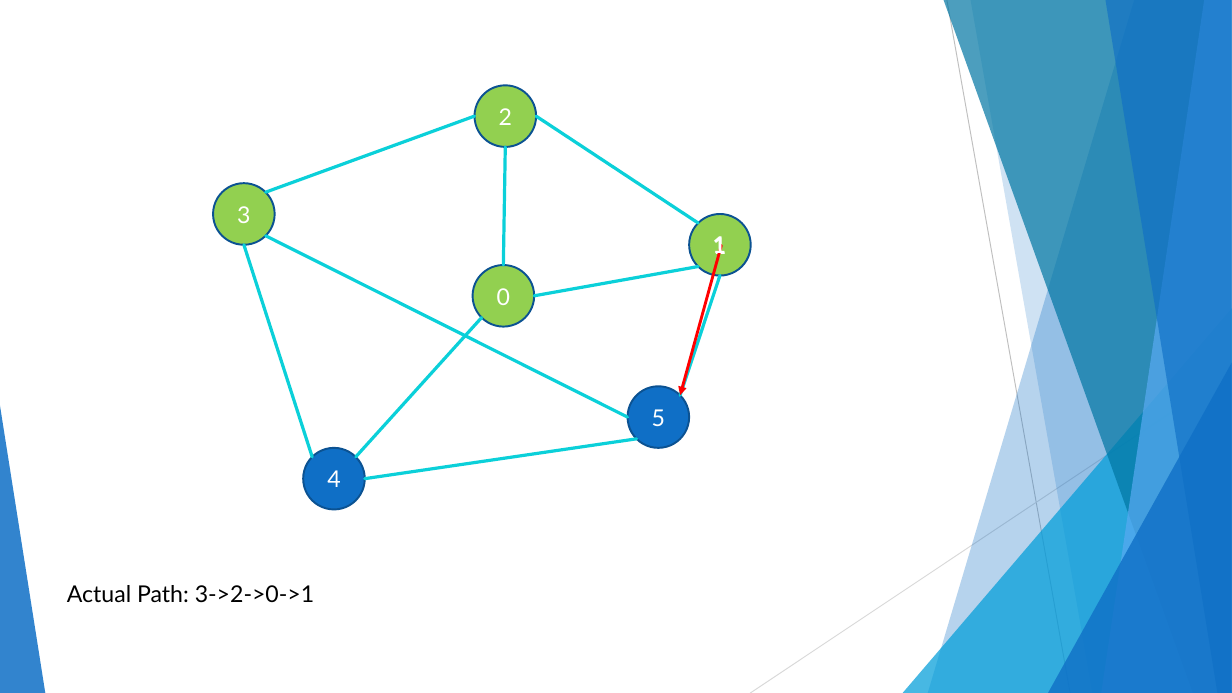
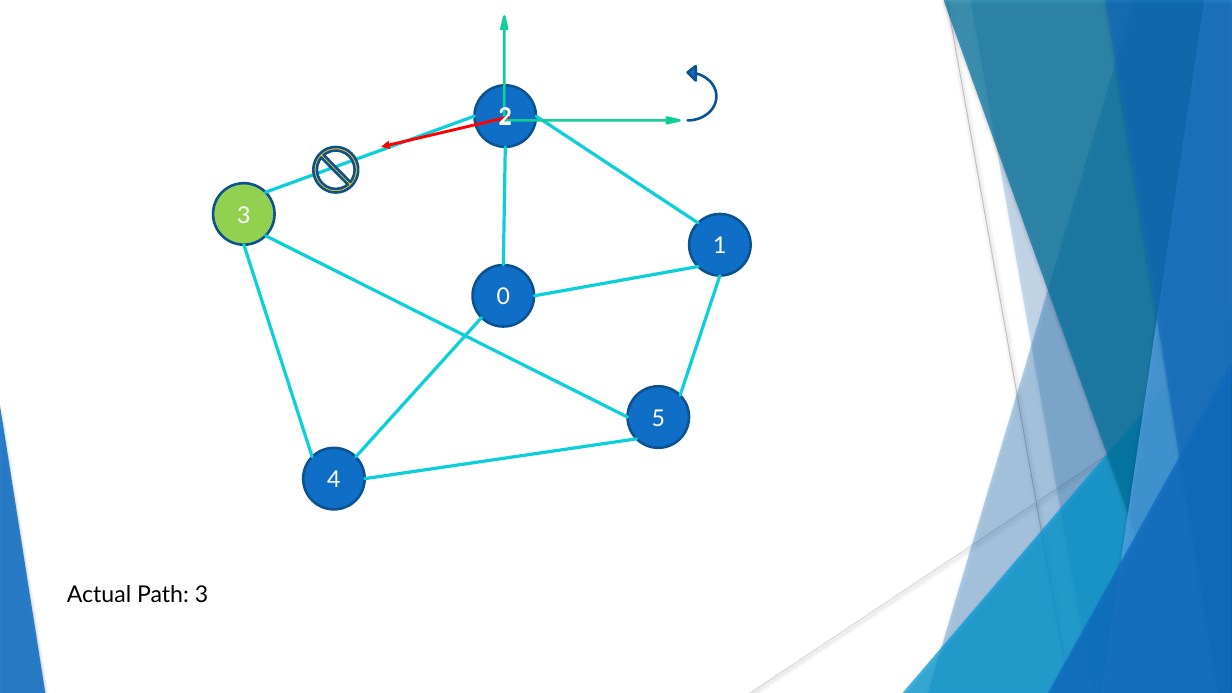
Before and after one commit to Spleentery/DA_TSP_Project-2, a slide deck: slide 17 of docs/Project 2.pptx. Drawn at 1232x693 pixels with LibreOffice and Linux fonts; fonts in the diff are those of the drawing. Boxes give left, top, right and bottom in pixels: in the first picture for what was removed or moved away, otherwise in the second. Text is boxed around its words. In the diff, an @@ line names an element or a change of style, - is before the commit and + after.

```diff
--- a/docs/Project 2.pptx
+++ b/docs/Project 2.pptx
@@ left up arrow added at box(502, 17, 680, 124), fill #10CF9B, outline #10CF9B 2 pt @@
@@ freeform shape at box(970, 0, 1232, 693): shadow on; outline redrawn @@
@@ curved up arrow added at box(688, 65, 717, 121), fill #0F6FC6, outline #0B5292 2 pt @@
@@ freeform shape added at box(382, 117, 509, 147), outline #FF0000 2.25 pt @@
@@ text added at box(499, 105, 512, 125), 18 pt, text #FFFFFF, bold @@
+2
@@ no-entry sign added at box(313, 147, 359, 192), fill #FFC000, outline #0B5292 2 pt @@
@@ text removed at box(713, 236, 726, 259) @@
-1
@@ fill #92D050 to #0F6FC6; outline #0B5292 1.5 pt to #0B5292 2 pt in 3 elements at box(475, 85, 537, 147), box(689, 214, 751, 276), box(472, 265, 534, 327) @@
@@ arrow removed from (722, 246) to (680, 396) @@
@@ ellipse "5" at box(628, 386, 689, 448): outline #0B5292 1.5 pt to #0B5292 2 pt @@
@@ shadow on in 7 elements at box(928, 0, 1232, 693), box(903, 308, 1232, 693), box(944, 0, 1232, 693), box(1102, 0, 1232, 693), box(1105, 0, 1232, 693), box(1048, 363, 1232, 693), box(0, 406, 45, 693) @@
@@ text at box(67, 585, 208, 603): text changed @@
-Actual Path: 3->2->0->1
+Actual Path: 3
```
Also in this commit, not shown: 22 other slides changed, 6 slides added, 1 slide removed, 3 other files.
